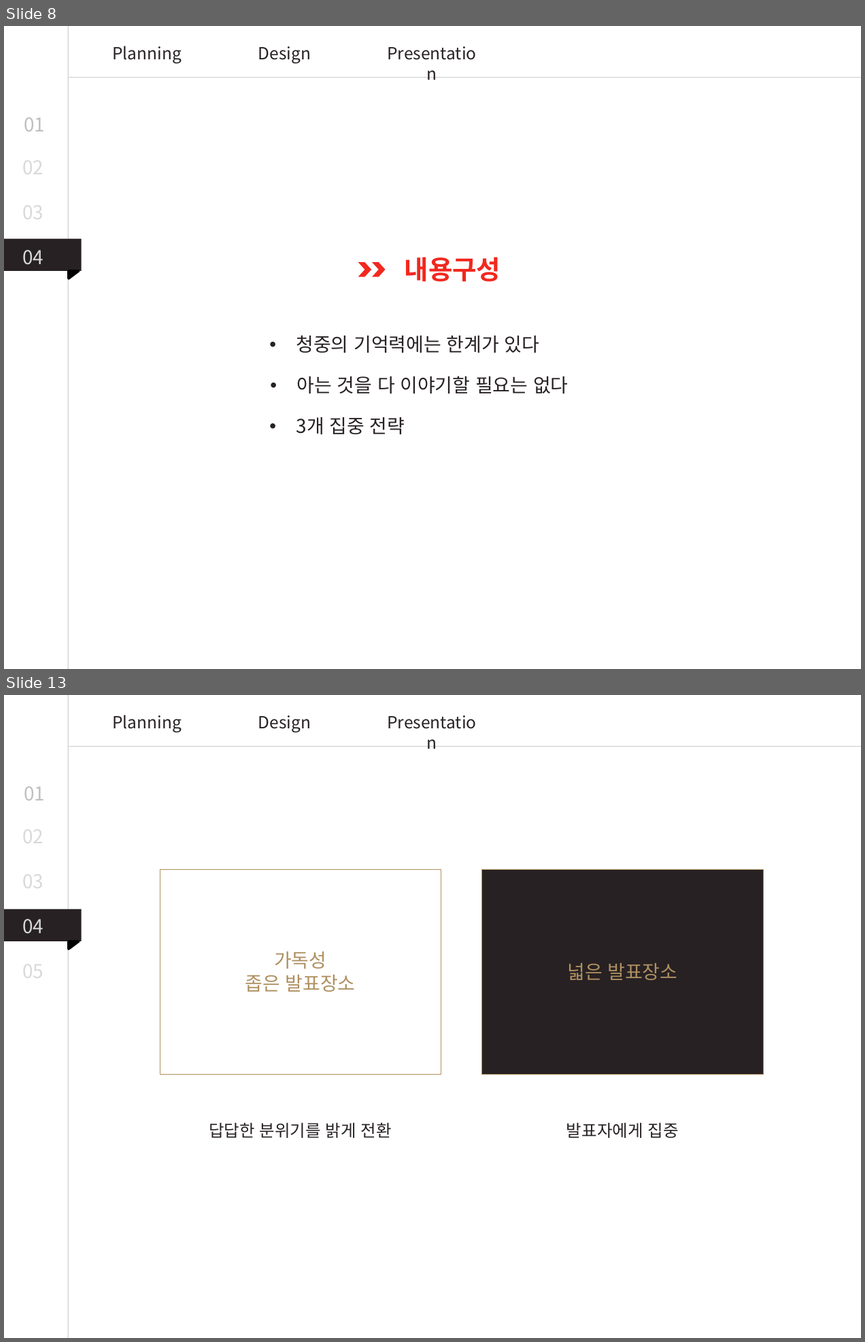
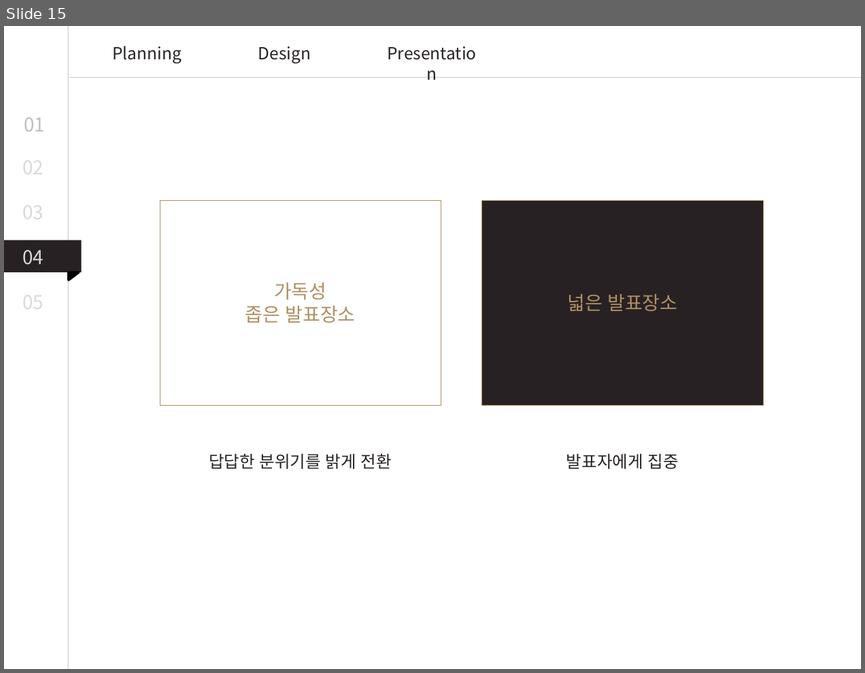
Before and after one commit to byh020907/2uzubook, a slide deck: Presentation/PPT템플릿_강의안.pptx. Shown one above the other, each under a label of ours: slides 8 and 13 before the commit, slide 15 after it; the slides between them are not shown. The pictures are 865x1342 and 865x673 pixels, drawn with LibreOffice and Linux fonts; fonts in the diff are those of the drawing. Boxes give left, top, right and bottom in pixels: in the first picture for what was removed or moved away, otherwise in the second. Text is boxed around its words. In the diff, an @@ line names an element or a change of style, - is before the commit and + after.

```diff
--- a/Presentation/PPT템플릿_강의안.pptx
+++ b/Presentation/PPT템플릿_강의안.pptx
@@ slide 8 removed at (4,26,861,669), background #FFFFFF @@
@@ line removed from (68, 26) to (68, 669) @@
@@ text removed at (112,46,181,63) @@
-Planning
@@ text removed at (377,39,486,68) @@
-Presentation
@@ text removed at (258,46,311,63) @@
-Design
@@ line removed from (861, 78) to (69, 78) @@
@@ text removed at (24,117,45,131) @@
-01
@@ text removed at (22,152,43,180) @@
-02
@@ text removed at (22,197,43,225) @@
-03
@@ rectangle removed at (4,238,81,271) @@
@@ text removed at (22,250,43,265) @@
-04
@@ chevron removed at (358,263,371,277) @@
@@ chevron removed at (373,263,385,277) @@
@@ text removed at (405,257,500,282) @@
-내용구성
@@ right triangle removed at (69,271,79,278) @@
@@ text removed at (296,335,539,353) @@
-• 청중의 기억력에는 한계가 있다
@@ text removed at (297,376,568,394) @@
-• 아는 것을 다 이야기할 필요는 없다
@@ text removed at (296,417,405,435) @@
-• 3개 집중 전략
@@ what was slide 13 is now slide 15 @@
```
Also in this commit, not shown: 8 slides changed, 6 slides added, 3 other slides removed.
